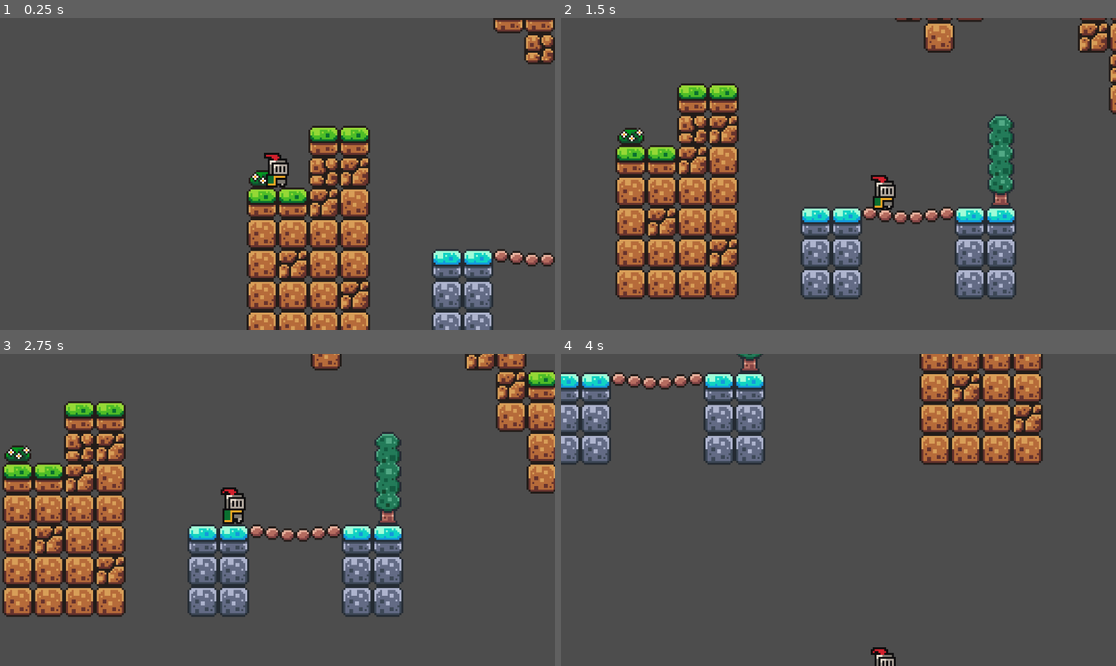
Above: before the commit, frames 1-4 (two rows, left to right).
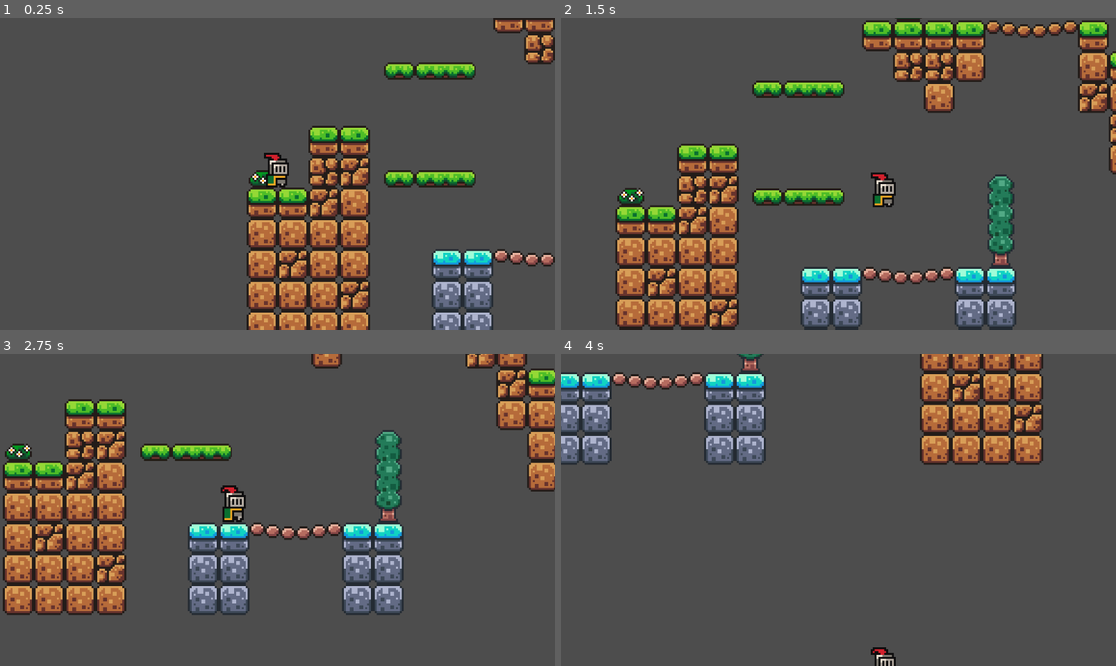
Above: after the commit, the same moments.

Repository: charlie275691502/Knight
Game: Godot game, scene res://scenes/Game.tscn
Same seed, same stepped clock (60 frames per second), same inputs: the game is played once before the commit and once after it.
Inputs:
- Up to frame 1 (0.25 s): no input
- Up to frame 2 (1.5 s): tap Enter (ui_accept) at 0.5, 0.77 s; hold Right (ui_right) from 0.53 s (still down)
- Up to frame 3 (2.75 s): tap Enter (ui_accept) at 1.52 s; release Right (ui_right) at 2.03 s; hold Left (ui_left) from 2.03 s (still down)
- Up to frame 4 (4 s): release Left (ui_left) at 2.78 s; hold Right (ui_right) from 2.78 s (still down); tap Enter (ui_accept) at 3.02, 3.77 s

The runs differ from the first frame. In frame 1, 1.7% of the frame differs, in the area x 69-86%, y 14-55%; in frame 2, 28%, in the area x 9-100%, y 0-100%; in frame 3, 14%; in frame 4, 1.8%.

Commit message:
platforms

Diff:
--- a/scenes/Game.tscn
+++ b/scenes/Game.tscn
@@ -1,8 +1,9 @@
-[gd_scene load_steps=6 format=3 uid="uid://cbhms18kfyhq8"]
+[gd_scene load_steps=10 format=3 uid="uid://cbhms18kfyhq8"]
 
 [ext_resource type="PackedScene" uid="uid://br0pawm5pqi8d" path="res://scenes/knight.tscn" id="1_ddtkj"]
 [ext_resource type="Script" path="res://scripts/knight.gd" id="2_eb3bw"]
 [ext_resource type="Texture2D" uid="uid://dotonppx07e4k" path="res://assets/sprites/world_tileset.png" id="3_vu8wj"]
+[ext_resource type="PackedScene" uid="uid://dc7y3vkk1qnw8" path="res://scenes/platform.tscn" id="4_c6l12"]
 
 [sub_resource type="TileSetAtlasSource" id="TileSetAtlasSource_rws8q"]
 texture = ExtResource("3_vu8wj")
@@ -170,6 +171,44 @@
 physics_layer_0/collision_layer = 1
 sources/0 = SubResource("TileSetAtlasSource_rws8q")
 
+[sub_resource type="Animation" id="Animation_0q2ut"]
+resource_name = "Move"
+length = 2.0
+loop_mode = 2
+tracks/0/type = "value"
+tracks/0/imported = false
+tracks/0/enabled = true
+tracks/0/path = NodePath(".:position")
+tracks/0/interp = 1
+tracks/0/loop_wrap = true
+tracks/0/keys = {
+"times": PackedFloat32Array(0, 2),
+"transitions": PackedFloat32Array(1, 1),
+"update": 0,
+"values": [Vector2(408, -75), Vector2(488, -75)]
+}
+
+[sub_resource type="Animation" id="Animation_cfln1"]
+length = 0.001
+tracks/0/type = "value"
+tracks/0/imported = false
+tracks/0/enabled = true
+tracks/0/path = NodePath(".:position")
+tracks/0/interp = 1
+tracks/0/loop_wrap = true
+tracks/0/keys = {
+"times": PackedFloat32Array(0),
+"transitions": PackedFloat32Array(1),
+"update": 0,
+"values": [Vector2(408, -75)]
+}
+
+[sub_resource type="AnimationLibrary" id="AnimationLibrary_nyeu2"]
+_data = {
+"Move": SubResource("Animation_0q2ut"),
+"RESET": SubResource("Animation_cfln1")
+}
+
 [node name="Game" type="Node2D"]
 
 [node name="TileMap" type="TileMap" parent="."]
@@ -177,6 +216,12 @@
 format = 2
 layer_0/tile_data = PackedInt32Array(65535, 0, 0, 0, 0, 0, -65535, 65536, 1, -65534, 65536, 0, -131070, 0, 0, -131071,  …(2270 unchanged characters)…
 
+[node name="Platform" parent="." instance=ExtResource("4_c6l12")]
+position = Vector2(79, -60)
+
+[node name="Platform2" parent="." instance=ExtResource("4_c6l12")]
+position = Vector2(79, -4)
+
 [node name="Knight" parent="." instance=ExtResource("1_ddtkj")]
 script = ExtResource("2_eb3bw")
 
@@ -184,3 +229,12 @@
 position = Vector2(0, -7)
 zoom = Vector2(4, 4)
 position_smoothing_enabled = true
+
+[node name="Platform3" parent="." instance=ExtResource("4_c6l12")]
+position = Vector2(408, -75)
+
+[node name="AnimationPlayer" type="AnimationPlayer" parent="Platform3"]
+libraries = {
+"": SubResource("AnimationLibrary_nyeu2")
+}
+autoplay = "Move"
--- a/scenes/knight.tscn
+++ b/scenes/knight.tscn
@@ -42,6 +42,7 @@
 radius = 5.0
 
 [node name="Knight" type="CharacterBody2D"]
+z_index = 5
 
 [node name="AnimatedSprite2D" type="AnimatedSprite2D" parent="."]
 position = Vector2(0, -12)
--- /dev/null
+++ b/scenes/platform.tscn
@@ -0,0 +1,18 @@
+[gd_scene load_steps=3 format=3 uid="uid://dc7y3vkk1qnw8"]
+
+[ext_resource type="Texture2D" uid="uid://cnehnsx7g0fiq" path="res://assets/sprites/platforms.png" id="1_7aenk"]
+
+[sub_resource type="RectangleShape2D" id="RectangleShape2D_mkvs7"]
+size = Vector2(48, 9)
+
+[node name="Platform" type="AnimatableBody2D"]
+
+[node name="Sprite2D" type="Sprite2D" parent="."]
+texture = ExtResource("1_7aenk")
+region_enabled = true
+region_rect = Rect2(0, 0, 47.5795, 9.7982)
+
+[node name="CollisionShape2D" type="CollisionShape2D" parent="."]
+position = Vector2(0, -0.5)
+shape = SubResource("RectangleShape2D_mkvs7")
+one_way_collision = true
